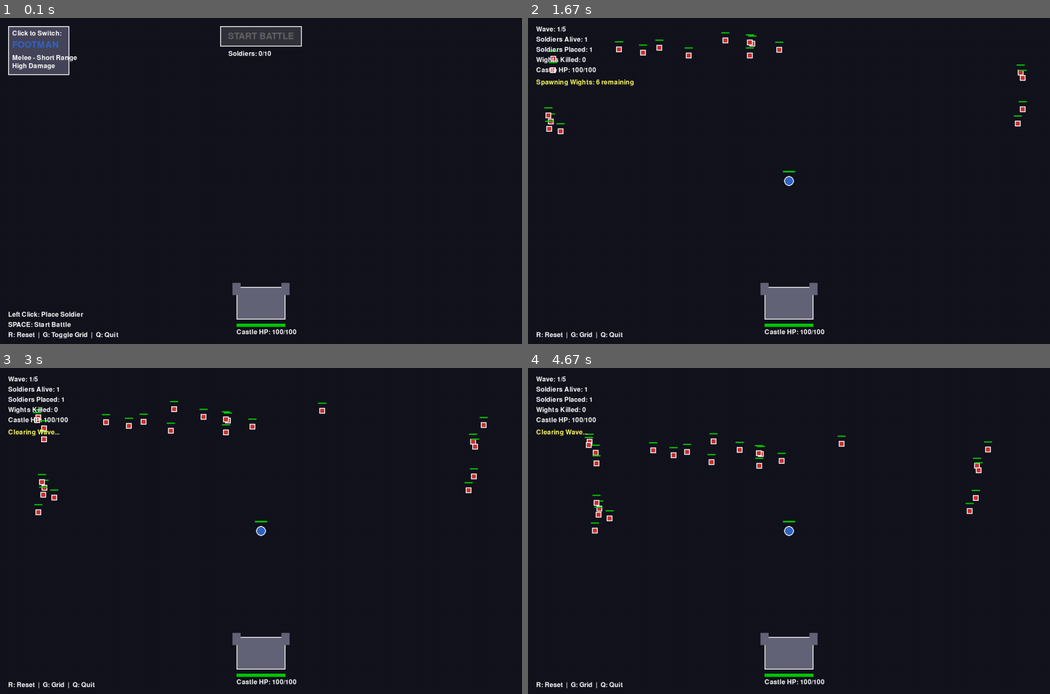
Above: before the commit, frames 1-4 (two rows, left to right).
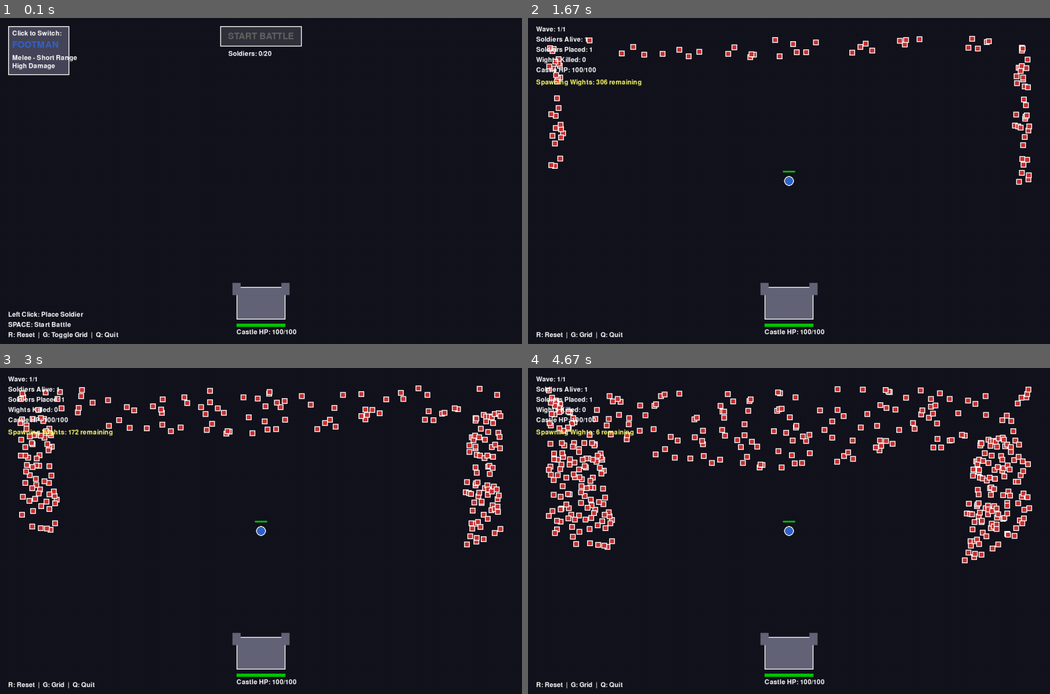
Above: after the commit, the same moments.

Repository: IslaMurtazaev/tower-defense-ai-agent
Game: pygame game, started from environment/td_pygame.py
Two runs of this game, one before a commit and one after it. Both use one fixed random seed, a clock stepped at 60 frames per second and the inputs below.
Inputs (mouse positions are in pixels of both pictures, inside the frame that each line leads up to):
- Up to frame 1 (0.1 s): no input
- Up to frame 2 (1.67 s): click (789, 181) at 0.38 s; click "START BATTLE" at 0.72 s; tap G at 1, 1.33 s
- Up to frame 3 (3 s): no input
- Up to frame 4 (4.67 s): click (903, 449) at 4.28 s

The runs differ from the first frame. In frame 1, less than 0.1% of the frame differs, in the area x 50-52%, y 10-12%; in frame 2, 2.1%; in frame 3, 4.8%; in frame 4, 7.8%, in the area x 1-97%, y 2-60%.

Commit message:
Balance different units

Diff:
--- a/environment/td_game_core.py
+++ b/environment/td_game_core.py
@@ -147,21 +147,19 @@
 
         # Stats based on type
         if soldier_type == SoldierType.FOOTMAN:
-            self.hp = 250
-            self.max_hp = 250
-            self.attack_range = 30
-            self.damage = 30
-            self.attack_speed = 0.5  # seconds between attacks (FASTER - was 1.0)
+            self.hp = 500
+            self.max_hp = 500
+            self.attack_range = 20
+            self.attack_speed = 1  # seconds between attacks
             self.detection_radius = 100  # VERY SHORT range - only engage very close enemies
             self.move_speed = 50  # pixels per second
             self.is_static = False  # Mobile unit
         else:  # ARCHER
             self.hp = 50
             self.max_hp = 50
-            self.attack_range = 400
-            self.damage = 15
-            self.attack_speed = 0.9
-            self.detection_radius = 400  # Long range - matches attack range
+            self.attack_range = 300
+            self.attack_speed = 0.7
+            self.detection_radius = 300  # Long range - matches attack range
             self.move_speed = 0  # STATIC - doesn't move
             self.is_static = True  # Static unit
 
@@ -191,7 +189,7 @@
 
         if self.position.distance_to(target.position) <= self.attack_range:
             if self.can_attack(current_time):
-                target.take_damage(self.damage)
+                target.alive = False  # Instant kill
                 self.last_attack_time = current_time
                 return True
         return False
@@ -297,23 +295,14 @@
     def __init__(self, spawn_position: Position, target_position: Position):
         self.position = spawn_position
         self.target = target_position
-        self.hp = 30
-        self.max_hp = 30
         self.speed = 50  # pixels per second - FASTER (was 30)
         self.castle_damage = 10  # Damage to castle
-        self.soldier_damage = 10  # Damage to soldiers
+        self.soldier_damage = 4  # Damage to soldiers
         self.alive = True
         self.last_attack_time = 0.0
-        self.attack_speed = 1.5  # seconds between attacks
+        self.attack_speed = 2  # seconds between attacks
         self.detection_radius = 100  # How far they can detect soldiers
         self.current_soldier_target: Optional[Soldier] = None
-
-    def take_damage(self, damage: int):
-        """Take damage and check if dead"""
-        self.hp -= damage
-        if self.hp <= 0:
-            self.hp = 0
-            self.alive = False
 
     def find_nearest_soldier(self, soldiers: List[Soldier]) -> Optional[Soldier]:
         """Find nearest alive soldier within detection radius"""
@@ -403,9 +392,9 @@
     HEIGHT = 800
 
     # Game constants
-    MAX_SOLDIERS = 10
-    WAVE_DEFINITIONS = [25, 40, 60, 75, 100]  # Number of wights per wave (5x multiplier)
-    TIME_BETWEEN_WAVES = 0.0  # seconds
+    MAX_SOLDIERS = 20
+    WAVE_DEFINITIONS = [400]  # Single wave - all 400 wights at once!
+    TIME_BETWEEN_WAVES = 0.0  # seconds (not used with single wave)
 
     def __init__(self, speed_multiplier: float = 1.0):
         # Game settings
@@ -426,7 +415,7 @@
         self.current_wave = 0
         self.wave_spawn_timer = 0.0
         self.wights_to_spawn_this_wave = 0
-        self.spawn_interval = 0.05  # seconds between spawns - VERY FAST (burst spawning!)
+        self.spawn_interval = 0.01  # seconds between spawns - VERY FAST (burst spawning!)
         self.time_since_last_spawn = 0.0
         self.waiting_for_next_wave = False
         self.next_wave_timer = 0.0
@@ -587,7 +576,7 @@
             'castle_hp': self.castle.hp,
             'castle_max_hp': self.castle.max_hp,
             'soldiers': [(s.type, s.position.x, s.position.y, s.alive, s.hp) for s in self.soldiers],
-            'wights': [(w.position.x, w.position.y, w.alive, w.hp) for w in self.wights],
+            'wights': [(w.position.x, w.position.y, w.alive) for w in self.wights],
             'current_wave': self.current_wave,
             'total_waves': len(self.WAVE_DEFINITIONS),
             'stats': self.stats.copy(),
--- a/environment/td_gym_env.py
+++ b/environment/td_gym_env.py
@@ -425,25 +425,13 @@
                 rect = pygame.Rect(int(pos.x - size // 2), int(pos.y - size // 2), size, size)
                 pygame.draw.rect(self.screen, COLOR_WIGHT, rect)
                 pygame.draw.rect(self.screen, COLOR_TEXT, rect, 2)
-
-                # Wight HP bar
-                hp_bar_width = 20
-                hp_bar_height = 3
-                hp_bar_x = pos.x - hp_bar_width // 2
-                hp_bar_y = pos.y - 20
-
-                pygame.draw.rect(self.screen, COLOR_HP_BAR_BG,
-                               (hp_bar_x, hp_bar_y, hp_bar_width, hp_bar_height))
-
-                wight_hp_ratio = wight.hp / wight.max_hp
-                pygame.draw.rect(self.screen, COLOR_HP_BAR,
-                               (hp_bar_x, hp_bar_y, int(hp_bar_width * wight_hp_ratio), hp_bar_height))
+                # No HP bar needed - wights are instant-kill enemies
 
         # Draw UI overlay
         stats = self.game.stats
         ui_lines = [
             f"AI Agent Playing",
-            f"Wave: {self.game.current_wave + 1}/5",
+            f"Wave: {self.game.current_wave + 1}/{len(TowerDefenseGame.WAVE_DEFINITIONS)}",
             f"Soldiers: {sum(1 for s in self.game.soldiers if s.alive)}/{len(self.game.soldiers)}",
             f"Wights Killed: {stats['wights_killed']}/300",
             f"Phase: {self.game.phase.value.upper()}"
--- a/environment/td_pygame.py
+++ b/environment/td_pygame.py
@@ -297,19 +297,7 @@
                 rect = pygame.Rect(int(pos.x - size // 2), int(pos.y - size // 2), size, size)
                 pygame.draw.rect(self.screen, self.COLOR_WIGHT, rect)
                 pygame.draw.rect(self.screen, self.COLOR_TEXT, rect, 2)
-
-                # Draw HP bar above wight
-                hp_bar_width = 20
-                hp_bar_height = 3
-                hp_bar_x = pos.x - hp_bar_width // 2
-                hp_bar_y = pos.y - 20
-
-                pygame.draw.rect(self.screen, self.COLOR_HP_BAR_BG,
-                               (hp_bar_x, hp_bar_y, hp_bar_width, hp_bar_height))
-
-                hp_ratio = wight.hp / wight.max_hp
-                pygame.draw.rect(self.screen, self.COLOR_HP_BAR,
-                               (hp_bar_x, hp_bar_y, int(hp_bar_width * hp_ratio), hp_bar_height))
+                # No HP bar needed - wights are instant-kill enemies
 
     def _draw_placement_ui(self):
         """Draw placement phase UI"""
Not shown, changed: README.md
Not shown, changed: GAME_GUIDE.md
Not shown, changed: RL_TRAINING_GUIDE.md
Not shown, changed: TRAINING_GUIDE.md
Not shown, removed: placement_results.md
